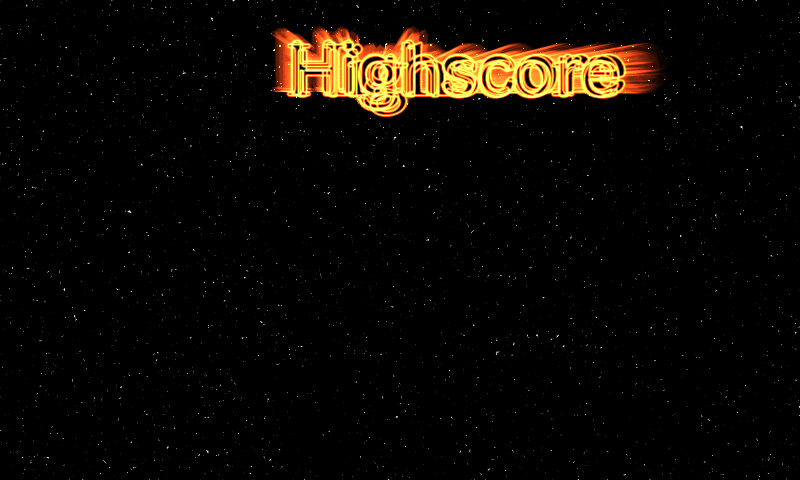
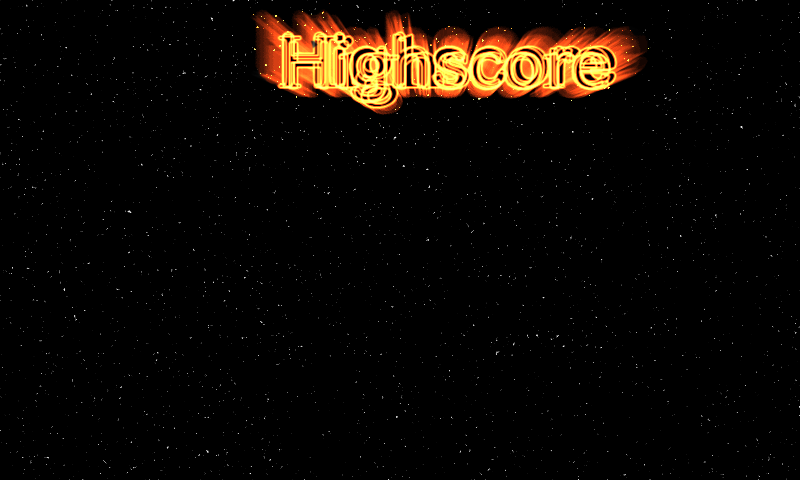
Layer changes from the first 800 × 480 image to the second:
removed layer "Layer 2" (was color dodge) over [264,14,668,124]
renamed "Layer 1" to "Layer 2", blend normal → color dodge, moved it above "Highscore copy 5", painted on it, masked it over [250,3,668,124]
painted on "Highscore copy 5" over [277,31,627,117]
removed layer "Highscore copy 4" over [269,26,668,116]
added layer "Highscore copy 6" above "Layer 1" over [250,9,649,115]
added layer "Layer 1" above "Layer 0" over [250,3,668,124]
